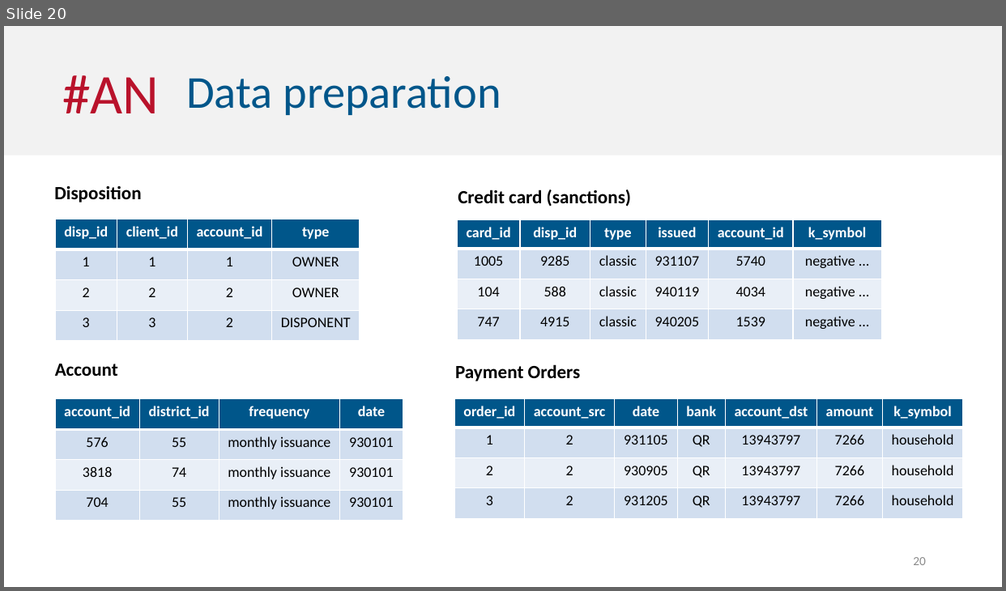
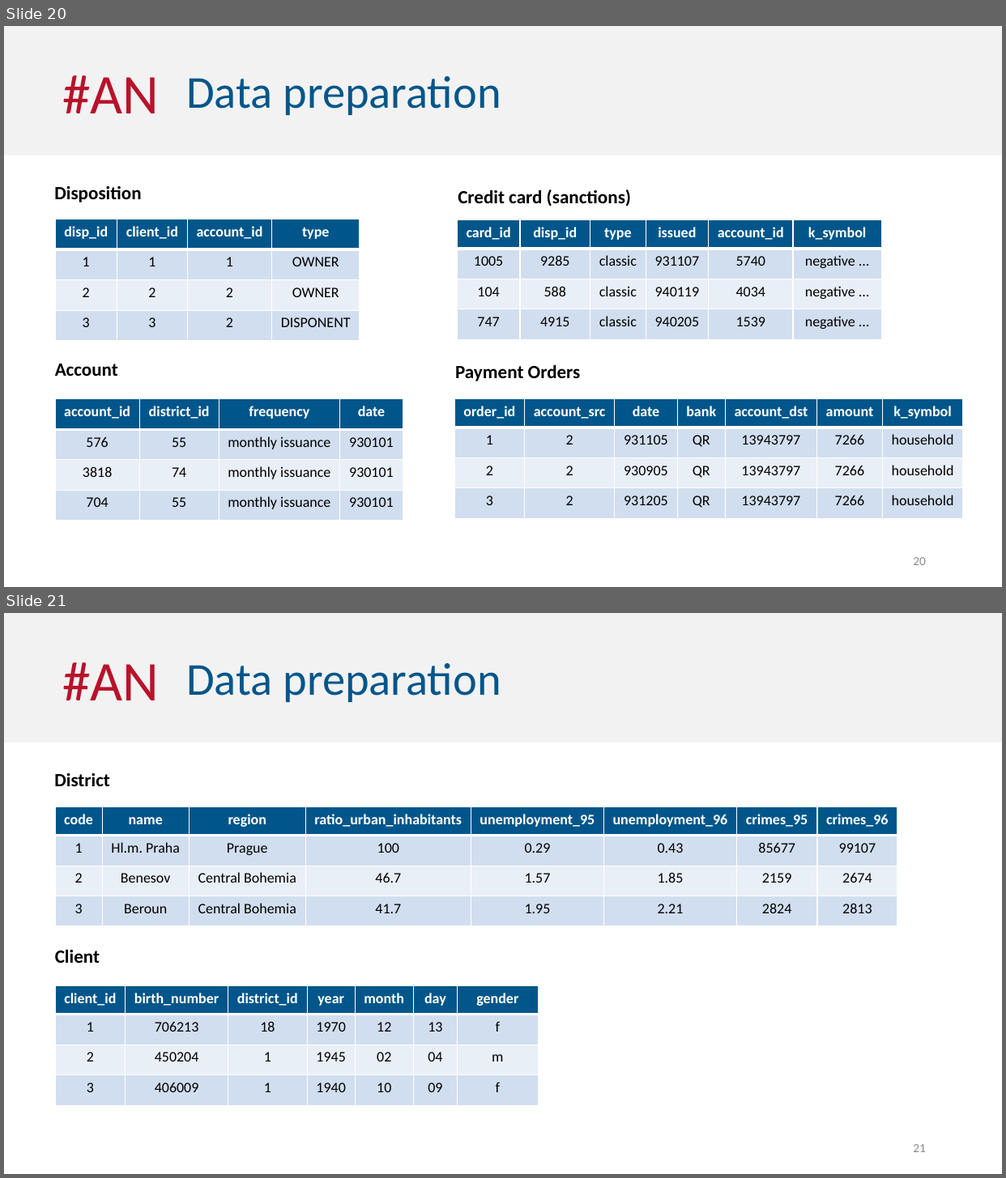
Before and after one commit to mfvfontes/2016_ECAC_G02, a slide deck: presentation/presentation.pptx. Shown one above the other, each under a label of ours: slide 20 before the commit, slides 20 and 21 after it. The pictures are 1006x591 and 1006x1178 pixels, drawn with LibreOffice and Linux fonts; fonts in the diff are those of the drawing. Boxes give left, top, right and bottom in pixels: in the first picture for what was removed or moved away, otherwise in the second. Text is boxed around its words. In the diff, an @@ line names an element or a change of style, - is before the commit and + after.

```diff
--- a/presentation/presentation.pptx
+++ b/presentation/presentation.pptx
@@ slide 21 added at <box>4,613,1002,1174</box>, background #FFFFFF @@
@@ rectangle added at <box>4,613,1002,743</box>, fill #F2F2F2 @@
@@ text added at <box>62,662,159,700</box>, 54 pt, text #B9122B @@
+#AN
@@ text added at <box>186,663,501,702</box>, 44 pt, text #00568A @@
+Data preparation
@@ text added at <box>54,773,110,786</box>, 18 pt, text #000000, bold @@
+District
@@ table added at <box>55,807,898,926</box>, 4 rows, 8 columns @@
+code | name | region | ratio_urban_inhabitants | unemployment_95 | unemployment_96 | crimes_95 | crimes_96
+1 | Hl.m. Praha | Prague | 100 | 0.29 | 0.43 | 85677 | 99107
+2 | Benesov | Central Bohemia | 46.7 | 1.57 | 1.85 | 2159 | 2674
+3 | Beroun | Central Bohemia | 41.7 | 1.95 | 2.21 | 2824 | 2813
@@ text added at <box>55,949,100,963</box>, 18 pt, text #000000, bold @@
+Client
@@ table added at <box>55,986,539,1105</box>, 4 rows, 7 columns @@
+client_id | birth_number | district_id | year | month | day | gender
+1 | 706213 | 18 | 1970 | 12 | 13 | f
+2 | 450204 | 1 | 1945 | 02 | 04 | m
+3 | 406009 | 1 | 1940 | 10 | 09 | f
@@ page number added at <box>913,1144,926,1152</box>, 12 pt, text #8C8C8C @@
+21
```
Also in this commit, not shown: 1 other slide added, 2 other files.
